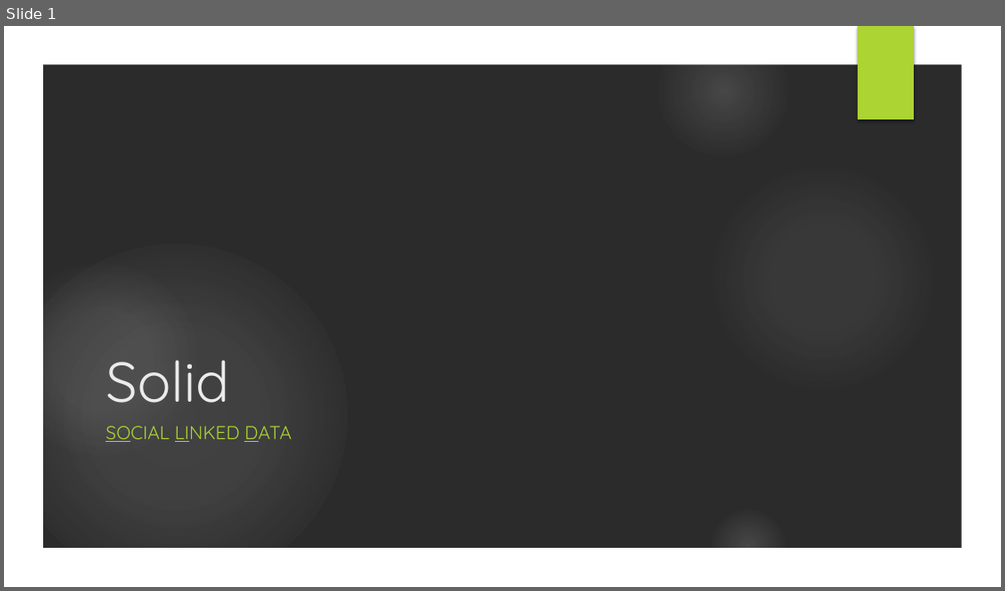
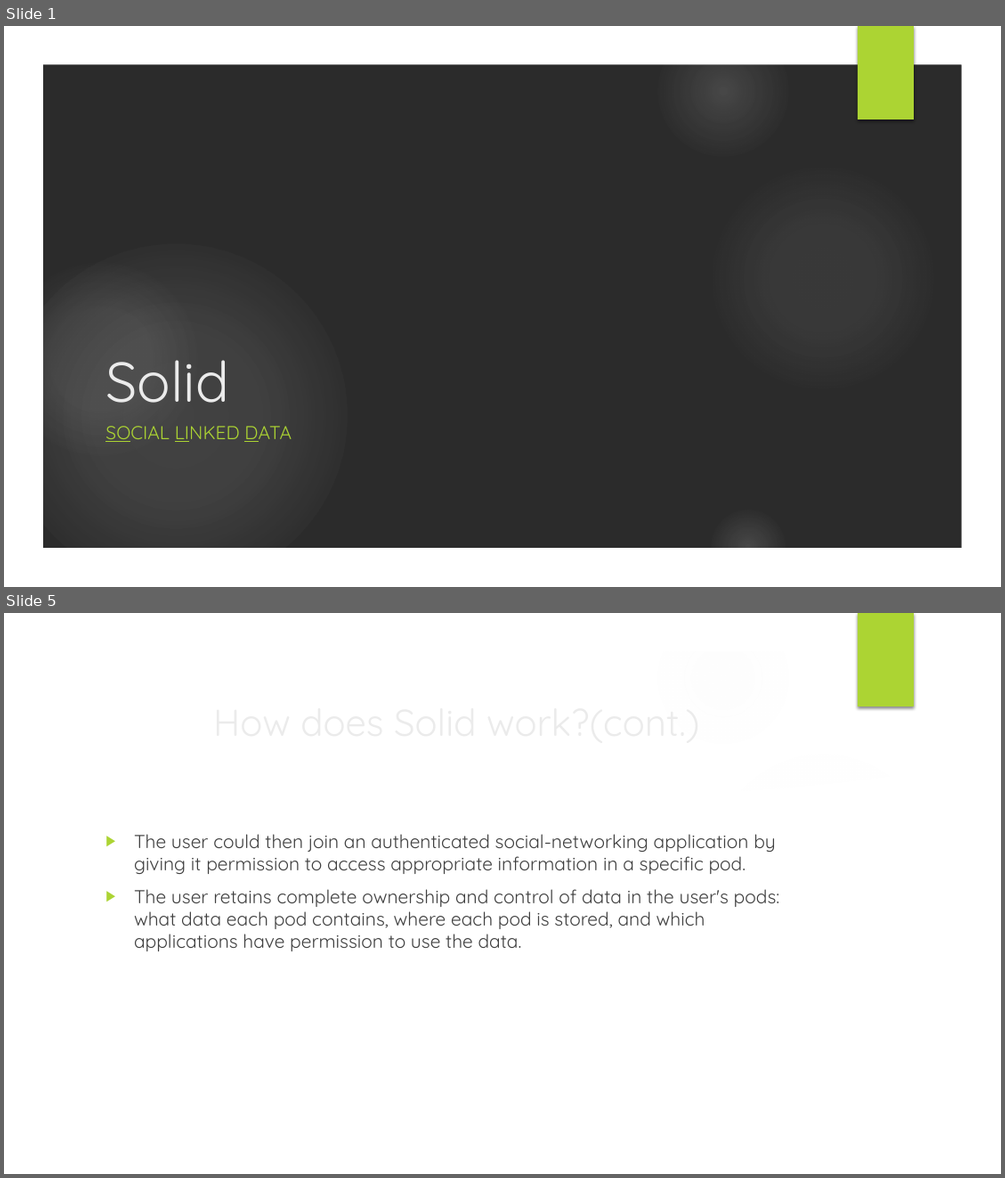
Before and after one commit to swakita14/RecNexus, a slide deck: Presentation/Solid.pptx. Shown one above the other, each under a label of ours: slide 1 before the commit, slides 1 and 5 after it; the slides between them are not shown. The pictures are 1005x591 and 1005x1178 pixels, drawn with LibreOffice and Linux fonts; fonts in the diff are those of the drawing; background and template pictures are left out; a plain dark background stands for a picture behind light text. Boxes give left, top, right and bottom in pixels: in the first picture for what was removed or moved away, otherwise in the second. Text is boxed around its words. In the diff, an @@ line names an element or a change of style, - is before the commit and + after.

```diff
--- a/Presentation/Solid.pptx
+++ b/Presentation/Solid.pptx
@@ slide 5 added at <box>4,613,1001,1174</box>, background picture (left out); not listed: 7 template elements that a slide beside it also shows @@
@@ title added at <box>98,692,815,750</box>, 36 pt, text #EBEBEB @@
+How does Solid work?(cont.)
@@ freeform shape added at <box>697,738,970,819</box>, fill #FFFFFF at 20% opacity @@
@@ freeform shape added at <box>41,765,963,1136</box>, fill #FFFFFF @@
@@ text added at <box>134,834,780,951</box>, 18 pt, text #404040 @@
+▶ The user could then join an authenticated social-networking application by giving it permission to access appropriate information in a specific pod.
+▶ The user retains complete ownership and control of data in the user's pods: what data each pod contains, where each pod is stored, and which applications have permission to use the data.
```
Also in this commit, not shown: 8 other slides added.
